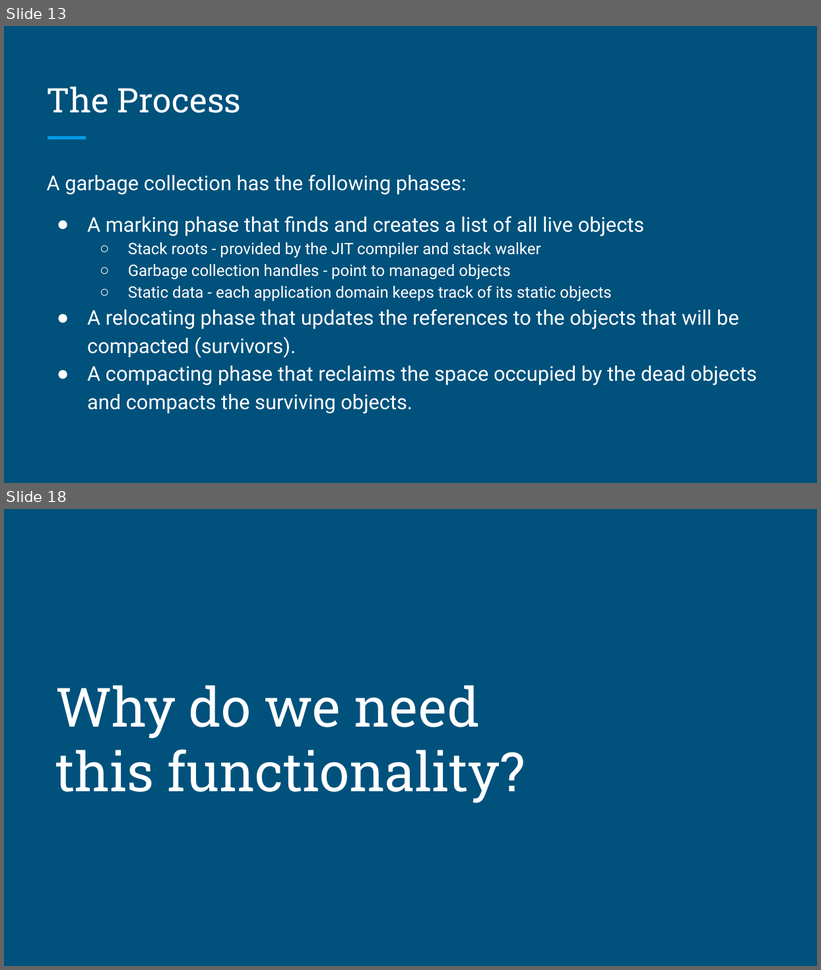
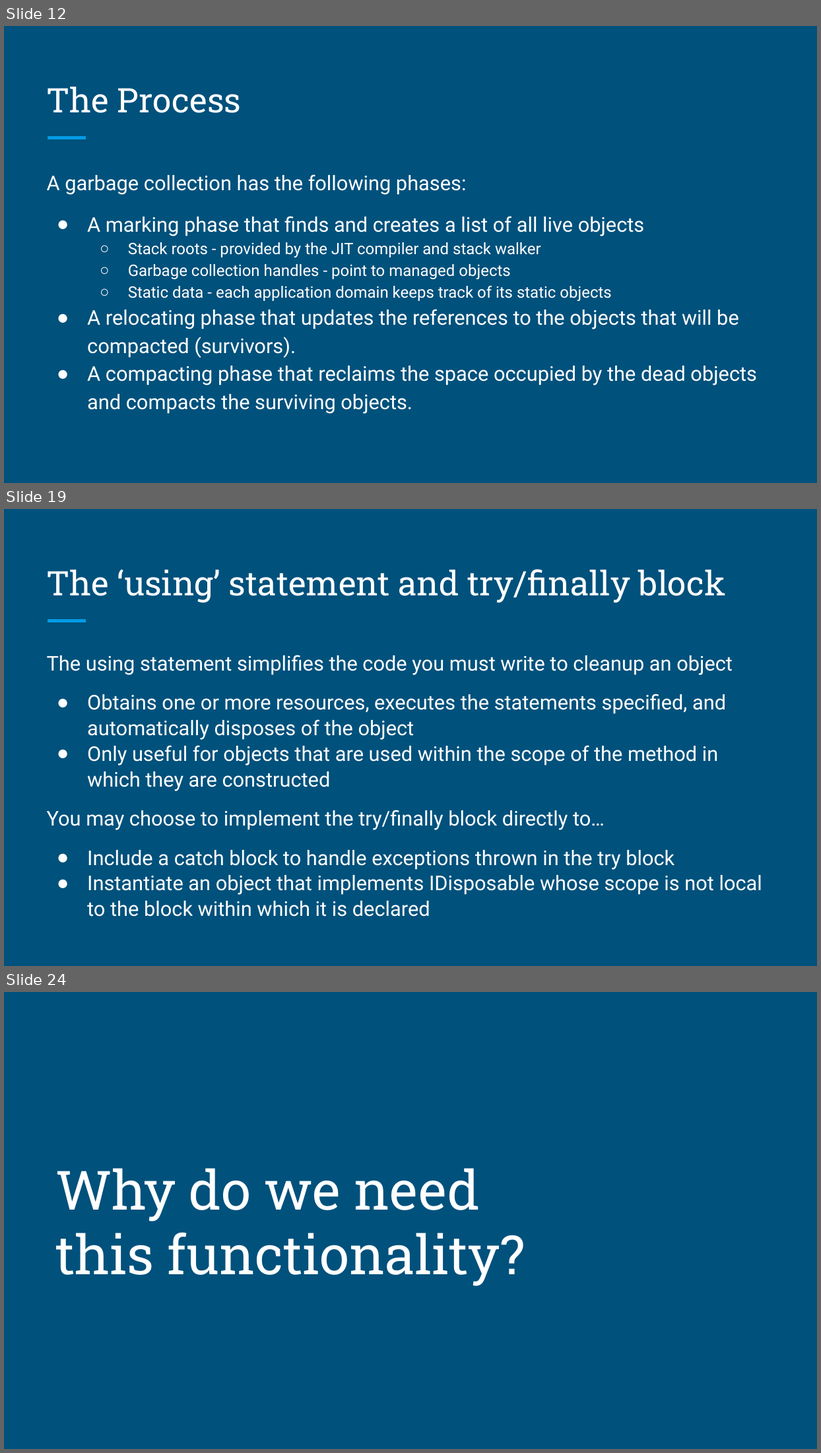
Before and after one commit to lskshastry/Garbage-Collection-and-Disposal-in-C-, a slide deck: Disposal and Garbage Collection.pptx. Shown one above the other, each under a label of ours: slides 13 and 18 before the commit, slides 12, 19 and 24 after it; the slides between them are not shown. The pictures are 821x970 and 821x1453 pixels, drawn with LibreOffice and Linux fonts; fonts in the diff are those of the drawing. Boxes give left, top, right and bottom in pixels: in the first picture for what was removed or moved away, otherwise in the second. Text is boxed around its words. In the diff, an @@ line names an element or a change of style, - is before the commit and + after.

```diff
--- a/Disposal and Garbage Collection.pptx
+++ b/Disposal and Garbage Collection.pptx
@@ slide 19 added at (x1=4, y1=509, x2=817, y2=966), background #00517C; not listed: 1 template element that a slide beside it also shows @@
@@ title added at (x1=47, y1=569, x2=726, y2=603), 30 pt, text #FFFFFF @@
+The ‘using’ statement and try/finally block
@@ text added at (x1=47, y1=655, x2=762, y2=917), 18 pt, text #FFFFFF @@
+The using statement simplifies the code you must write to cleanup an object
+● Obtains one or more resources, executes the statements specified, and automatically disposes of the object
+● Only useful for objects that are used within the scope of the method in which they are constructed
+You may choose to implement the try/finally block directly to…
+● Include a catch block to handle exceptions thrown in the try block
+● Instantiate an object that implements IDisposable whose scope is not local to the block within which it is declared
@@ what was slide 13 is now slide 12 @@
@@ what was slide 18 is now slide 24 @@
```
Also in this commit, not shown: 2 slides changed, 12 other slides added, 6 slides removed, 1 other file.
